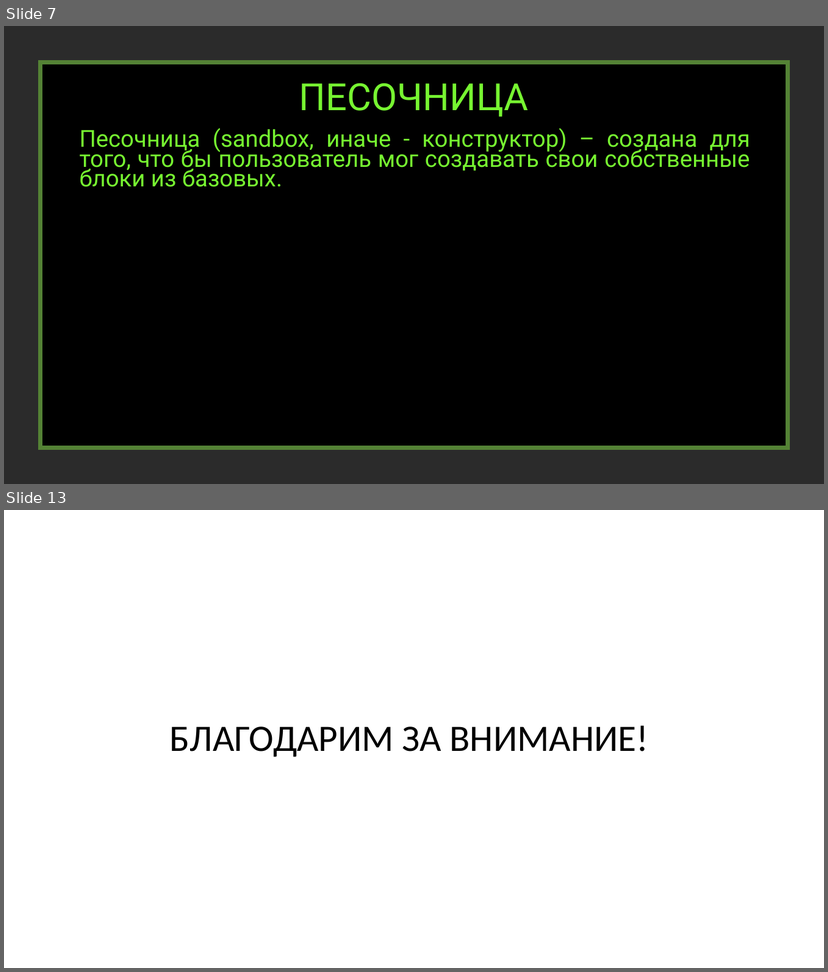
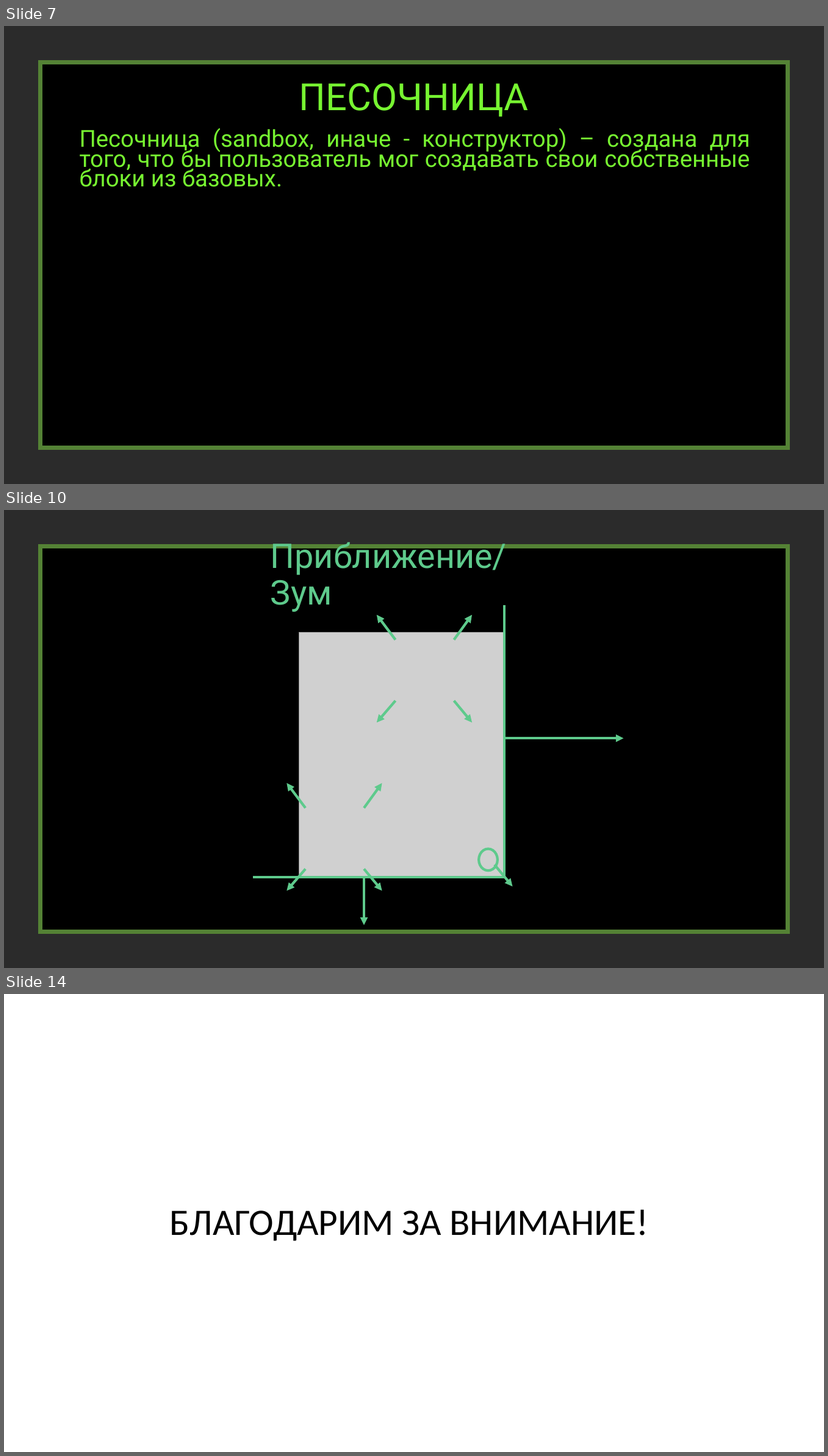
Before and after one commit to creativepix/Pygame_Logic_Functions, a slide deck: presentation.pptx. Shown one above the other, each under a label of ours: slides 7 and 13 before the commit, slides 7, 10 and 14 after it; the slides between them are not shown. The pictures are 828x972 and 828x1456 pixels, drawn with LibreOffice and Linux fonts; fonts in the diff are those of the drawing; grey boxes stand for pictures; background and template pictures are left out; a plain dark background stands for a picture behind light text. Boxes give left, top, right and bottom in pixels: in the first picture for what was removed or moved away, otherwise in the second. Text is boxed around its words. In the diff, an @@ line names an element or a change of style, - is before the commit and + after.

```diff
--- a/presentation.pptx
+++ b/presentation.pptx
@@ slide 10 added at bbox=[4, 510, 824, 968], background picture (left out) @@
@@ rectangle added at bbox=[40, 546, 787, 932], fill #000000, outline #548235 5 pt @@
@@ title added at bbox=[271, 542, 507, 612], 40 pt, text #5ECA8C @@
+Приближение/Зум
@@ group added at bbox=[376, 615, 472, 722]: 4 arrows @@
@@ picture added at bbox=[299, 632, 504, 877] @@
@@ group added at bbox=[286, 783, 382, 891]: 4 arrows @@
@@ ellipse added at bbox=[479, 849, 497, 871], outline #5ECA8C 3 pt @@
@@ arrow added from (494, 864) to (512, 886), #5ECA8C 3 pt @@
@@ group added at bbox=[253, 605, 623, 925]: 2 lines, 2 arrows @@
@@ what was slide 13 is now slide 14 @@
```
Also in this commit, not shown: 3 slides changed, 2 other slides added, 2 slides removed.
